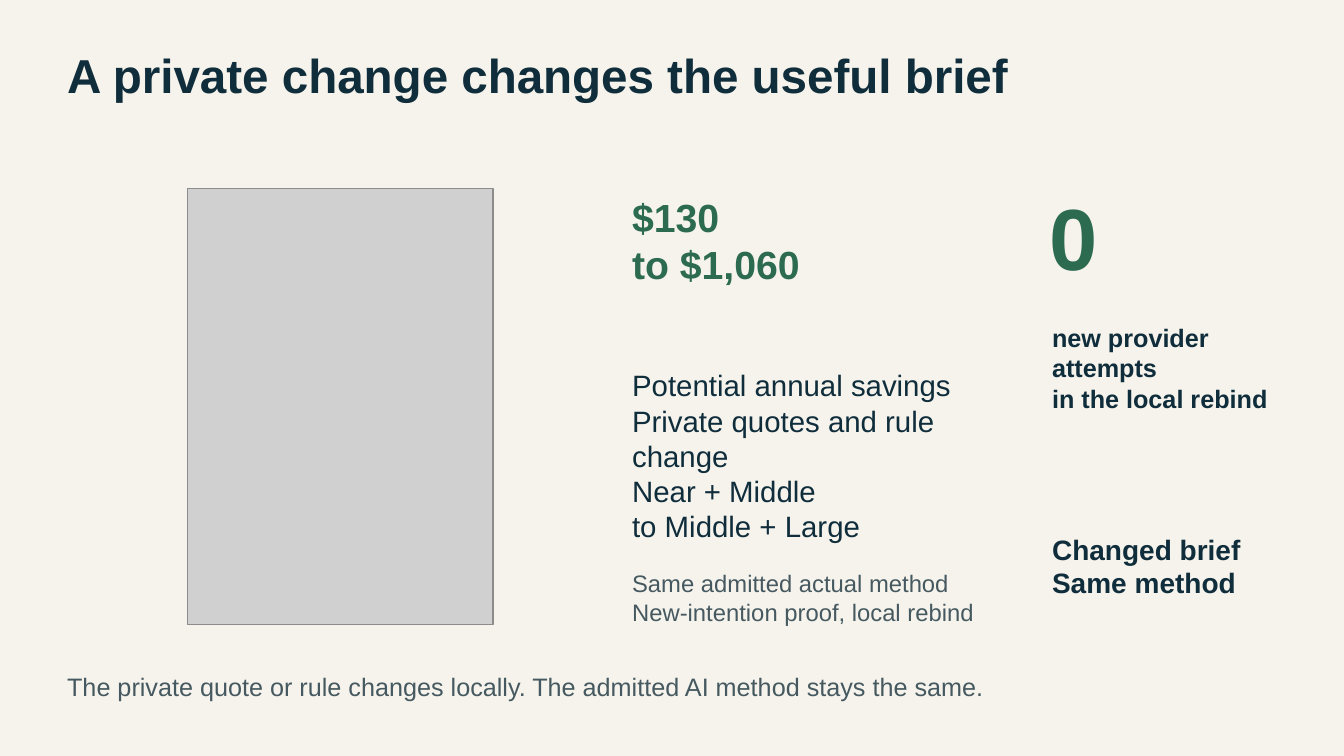
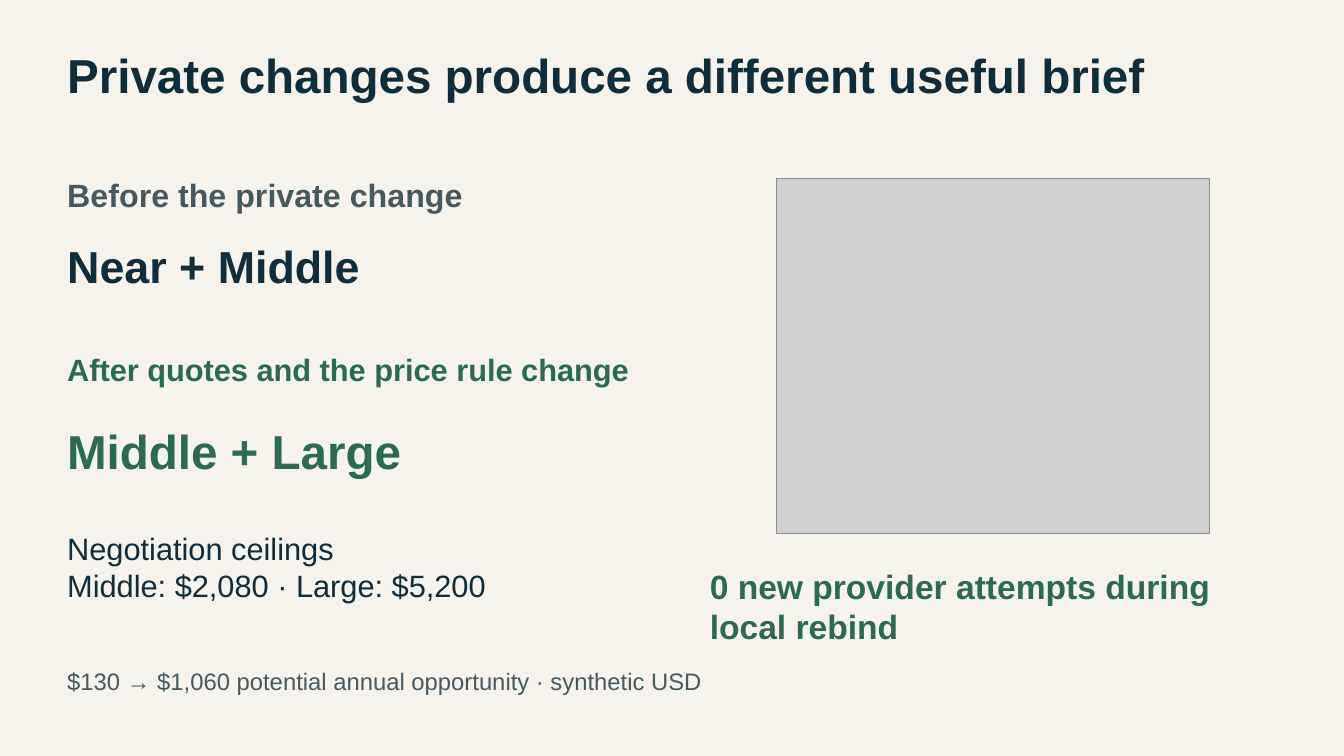
Before and after one commit to Jabolo/ProofGate, a slide deck: slide 4 of submission/presentation.pptx. Drawn at 1344x756 pixels with LibreOffice and Linux fonts; fonts in the diff are those of the drawing; grey boxes stand for pictures. Boxes give left, top, right and bottom in pixels: in the first picture for what was removed or moved away, otherwise in the second. Text is boxed around its words. In the diff, an @@ line names an element or a change of style, - is before the commit and + after.

```diff
--- a/submission/presentation.pptx
+++ b/submission/presentation.pptx
@@ text at box(67, 58, 1144, 103): text changed @@
-A private change changes the useful brief
+Private changes produce a different useful brief
@@ picture added at box(777, 178, 1211, 533) @@
@@ text added at box(67, 183, 463, 213), 23 pt, text #465960, bold @@
+Before the private change
@@ picture removed at box(188, 190, 493, 625) @@
@@ text removed at box(632, 203, 800, 285) @@
-$130
-to $1,060
@@ text removed at box(1050, 209, 1098, 271) @@
-0
@@ text added at box(67, 250, 360, 284), 32 pt, text #102D3C, bold @@
+Near + Middle
@@ text at box(67, 358, 629, 387): text changed; size 21 to 22 pt; text colour #102D3C to #2D6B51; bold on @@
-Potential annual savings
-Private quotes and rule change
-Near + Middle
-to Middle + Large
+After quotes and the price rule change
@@ text added at box(67, 434, 401, 479), 34 pt, text #2D6B51, bold @@
+Middle + Large
@@ text added at box(67, 537, 486, 603), 22 pt, text #102D3C @@
+Negotiation ceilings
+Middle: $2,080 · Large: $5,200
@@ text removed at box(1052, 539, 1241, 594) @@
-Changed brief
-Same method
@@ text removed at box(632, 574, 973, 626) @@
-Same admitted actual method
-New-intention proof, local rebind
@@ text at box(710, 574, 1209, 640): text changed; size 18 to 24 pt; text colour #102D3C to #2D6B51 @@
-new provider attempts
-in the local rebind
+0 new provider attempts during local rebind
@@ text removed at box(67, 677, 984, 701) @@
-The private quote or rule changes locally. The admitted AI method stays the same.
@@ text added at box(67, 672, 701, 695), 17 pt, text #465960 @@
+$130 → $1,060 potential annual opportunity · synthetic USD
```
Also in this commit, not shown: 5 other slides changed, 3 slides added, 3 slides removed, 17 other files.
